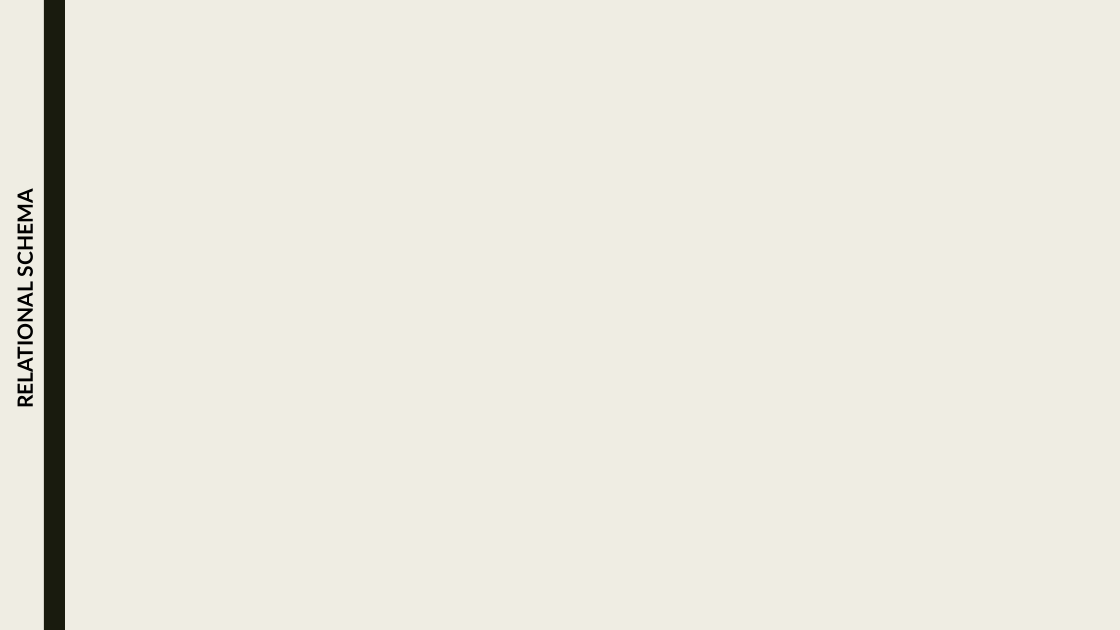
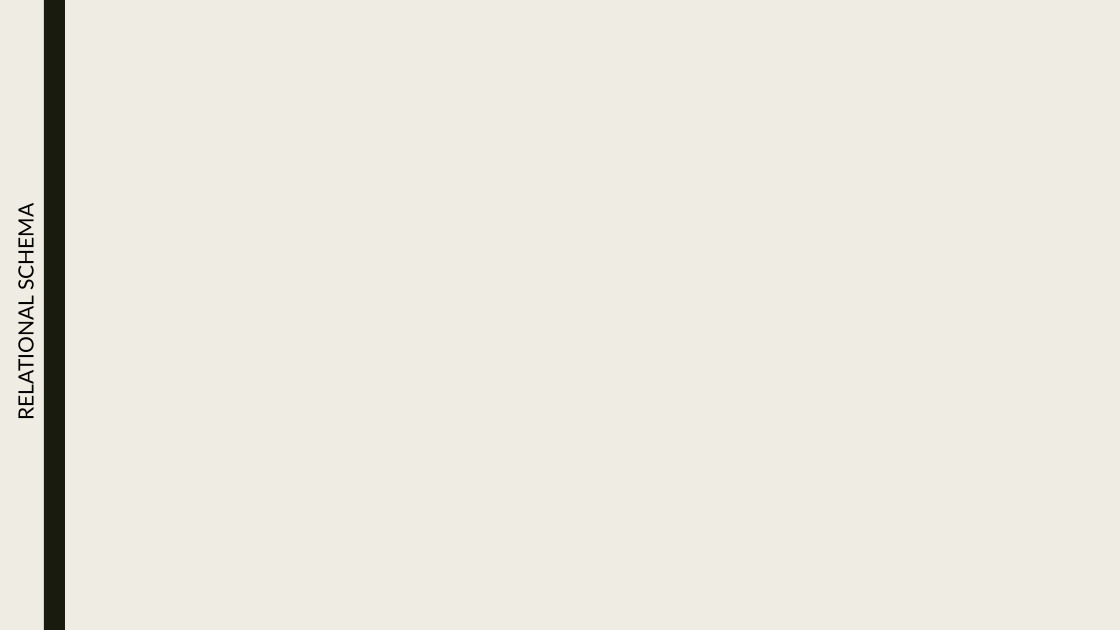
Before and after one commit to moon672/cse-303-1-spring-2021-group-3, a slide deck: slide 29 of Report/PRESENTATION/New Microsoft PowerPoint Presentation.pptx. Drawn at 1120x630 pixels with LibreOffice and Linux fonts; fonts in the diff are those of the drawing; background and template pictures are left out. Boxes give left, top, right and bottom in pixels: in the first picture for what was removed or moved away, otherwise in the second. Text is boxed around its words. In the diff, an @@ line names an element or a change of style, - is before the commit and + after.

```diff
--- a/Report/PRESENTATION/New Microsoft PowerPoint Presentation.pptx
+++ b/Report/PRESENTATION/New Microsoft PowerPoint Presentation.pptx
@@ text "RELATIONAL SCHEMA": place and size @@
-text "RELATIONAL SCHEMA" at <box>12,197,37,405</box>
+text "RELATIONAL SCHEMA" at <box>13,212,38,417</box>
@@ text "RELATIONAL SCHEMA" at <box>13,212,38,417</box>: bold off @@
```
Also in this commit, not shown: 17 other slides changed, 9 slides added, 5 slides removed, 3 other files.
